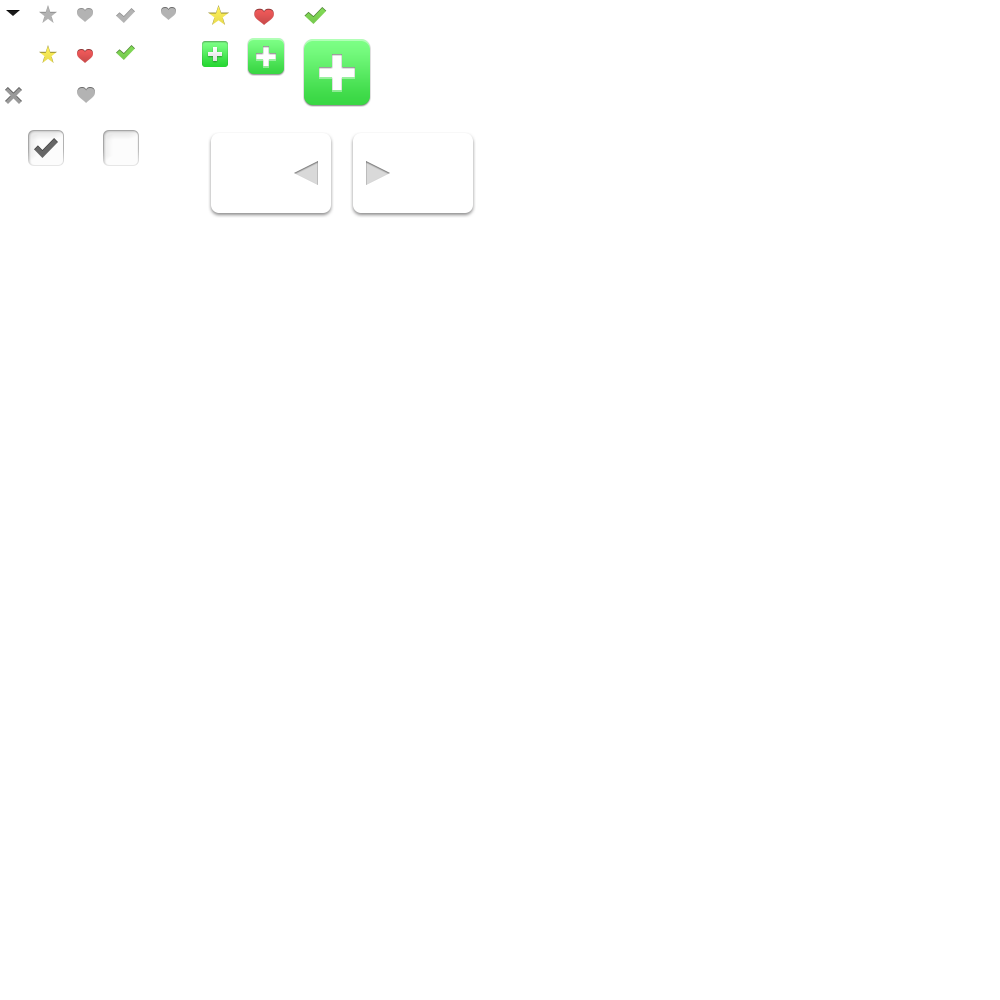
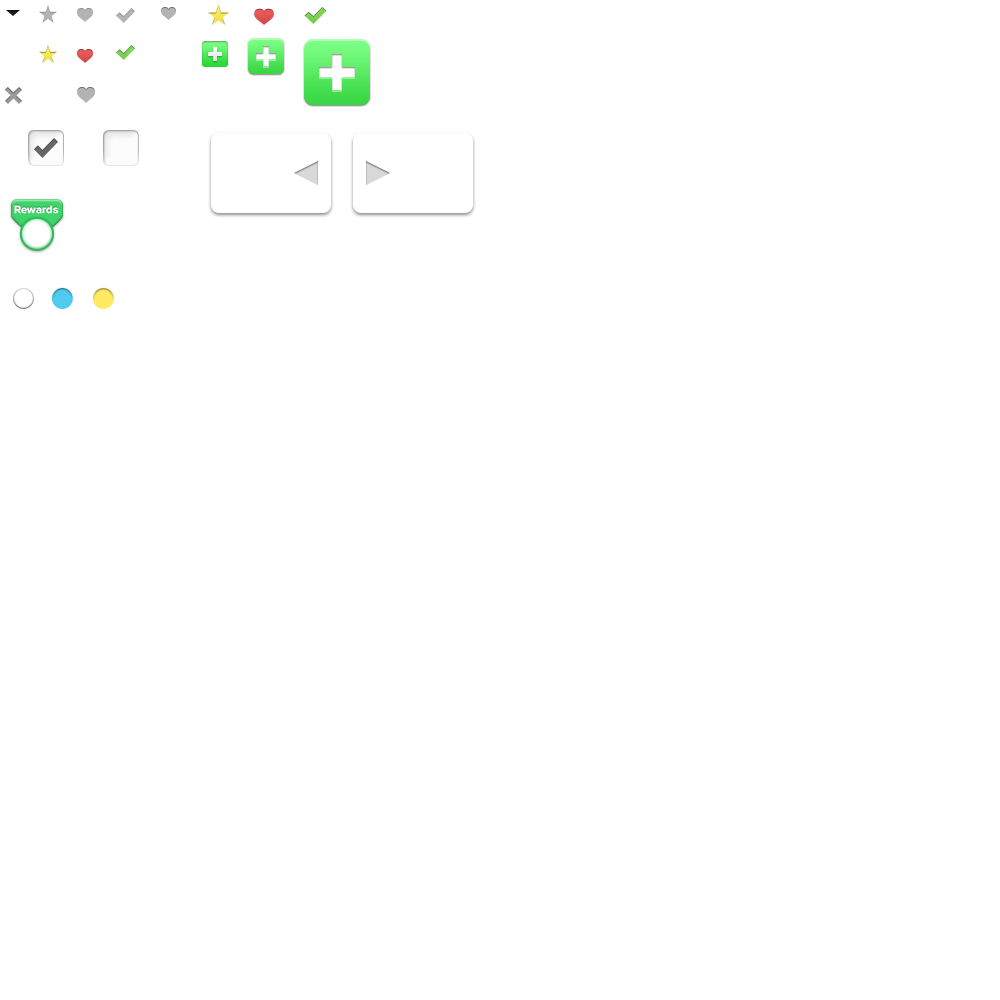
Layer changes from the first (1000, 1000) image to the second:
added group "Punch Indicators" with 3 layers above "Product Photo Viewer" over [13, 288, 114, 309]
added layer "Ellipse 2 copy" (1st of 2, in "Punch Indicators") in group "Punch Indicators" over [52, 288, 73, 309]
added layer "Ellipse 2 copy 4" in group "Punch Indicators" over [13, 288, 34, 309]
added layer "Ellipse 2 copy" (2nd of 2, in "Punch Indicators") in group "Punch Indicators" over [93, 288, 114, 309]
added group "Rewards badge (2)" with 4 layers in group "Product Photo Viewer" over [11, 199, 63, 251]
added layer "Ellipse 2 copy 14" in group "Rewards badge (2)" over [19, 216, 54, 251]
added layer "Rewards" in group "Rewards badge (2)" over [14, 205, 59, 214]
added layer "Rounded Rectangle 40 copy 2" in group "Rewards badge (2)" over [11, 199, 63, 232]
